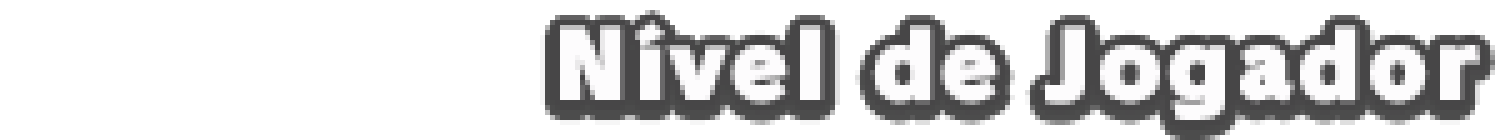
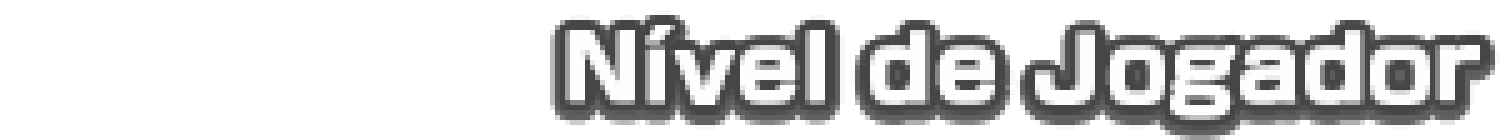
The second 1500x140 image is a revision of the first. Changes to its layers:
added layer "Nível de Jogador V2" above "Player Rank V2" over [565, 25, 1480, 120]
hid "Nível de Jogador" over [560, 20, 1480, 120]
